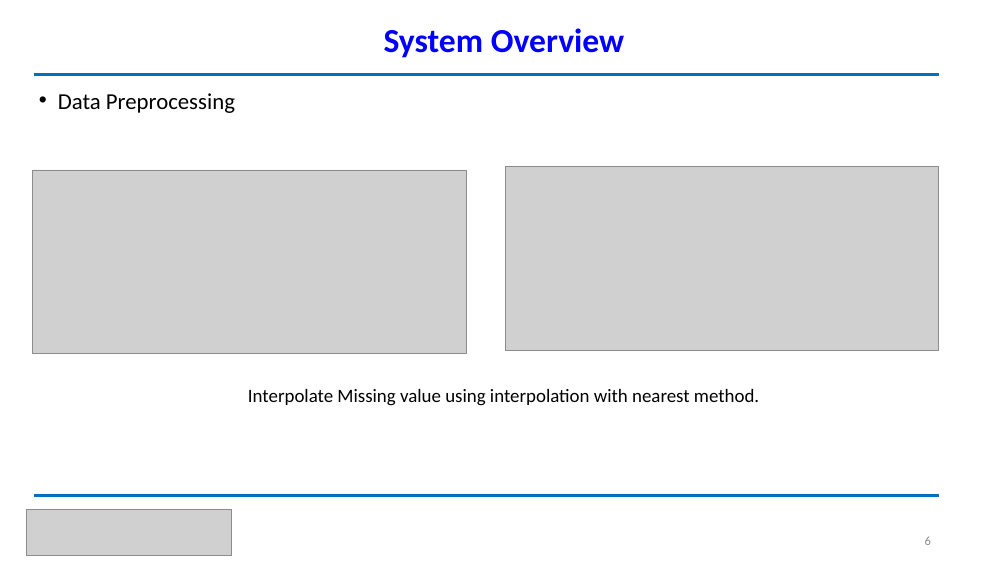
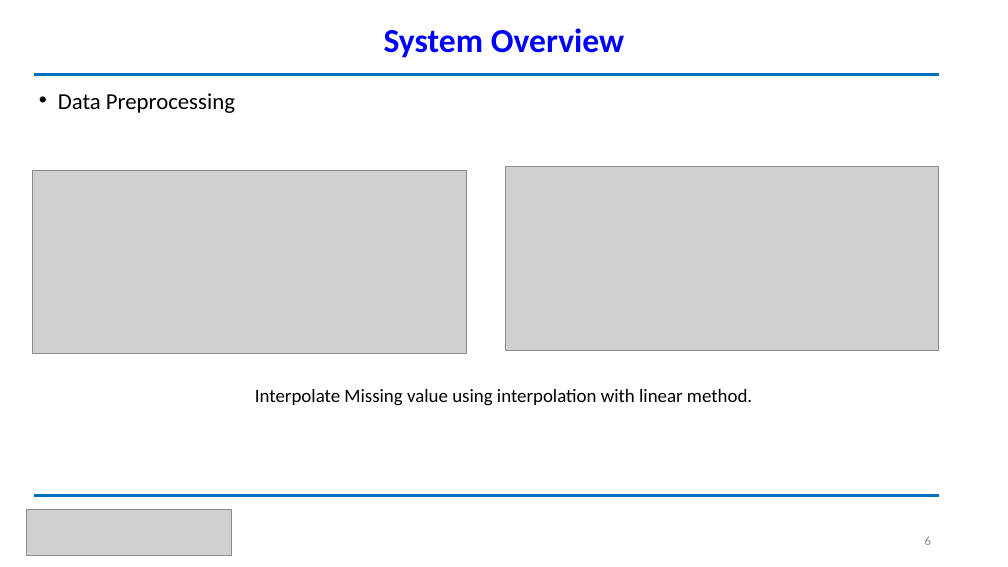
Before and after one commit to miftahfaridhh/pv-power-api, a slide deck: slide 6 of document/Muhammad Miftah Faridh.pptx. Drawn at 1008x567 pixels with LibreOffice and Linux fonts; fonts in the diff are those of the drawing; grey boxes stand for pictures. Boxes give left, top, right and bottom in pixels: in the first picture for what was removed or moved away, otherwise in the second. Text is boxed around its words. In the diff, an @@ line names an element or a change of style, - is before the commit and + after.

```diff
--- a/document/Muhammad Miftah Faridh.pptx
+++ b/document/Muhammad Miftah Faridh.pptx
@@ text at [255, 389, 752, 406]: text changed @@
-Interpolate Missing value using interpolation with nearest method.
+Interpolate Missing value using interpolation with linear method.
```
Also in this commit, not shown: 3 other slides changed, 13 other files.
